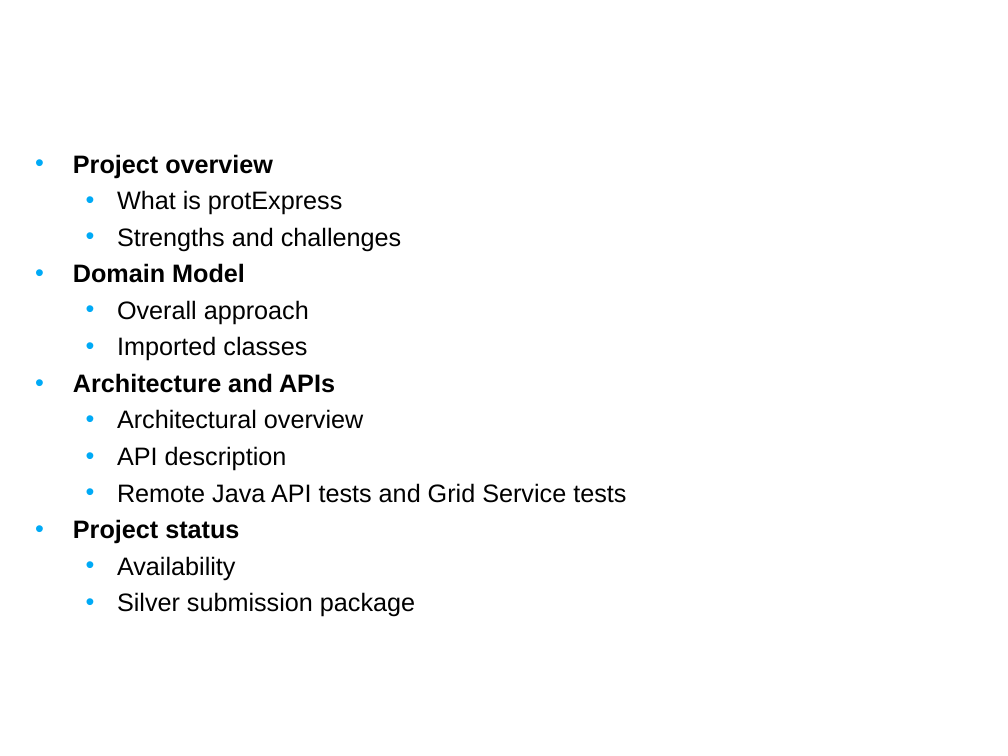
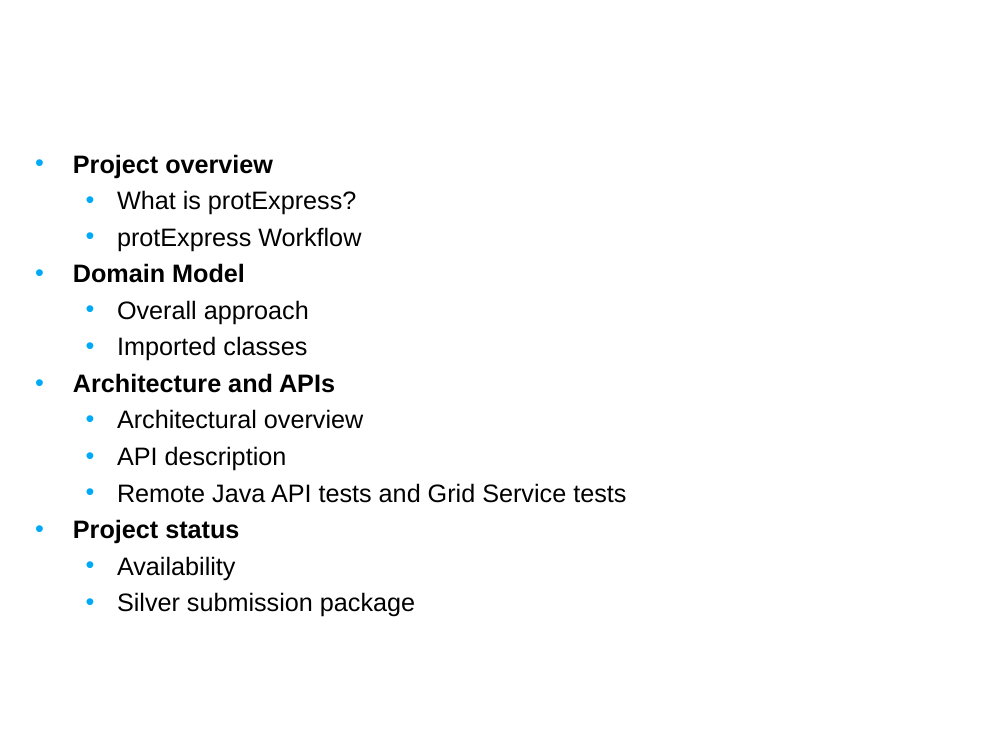
Before and after one commit to NCIP/prot-express, a slide deck: slide 2 of docs/silver_compatibility_review/1.0/artifacts/01. protexpress_silver_compat_kickoff_Jan_2008.ppt. Drawn at 1008x756 pixels with LibreOffice and Linux fonts; fonts in the diff are those of the drawing; background and template pictures are left out. Boxes give left, top, right and bottom in pixels: in the first picture for what was removed or moved away, otherwise in the second. Text is boxed around its words. In the diff, an @@ line names an element or a change of style, - is before the commit and + after.

```diff
--- a/docs/silver_compatibility_review/1.0/artifacts/01. protexpress_silver_compat_kickoff_Jan_2008.ppt
+++ b/docs/silver_compatibility_review/1.0/artifacts/01. protexpress_silver_compat_kickoff_Jan_2008.ppt
@@ text at [117,190,361,251]: text changed @@
-  • What is protExpress
-  • Strengths and challenges
+  • What is protExpress?
+  • protExpress Workflow
```
Also in this commit, not shown: 10 other slides changed, 4 slides added, 9 slides removed, 10 other files.
